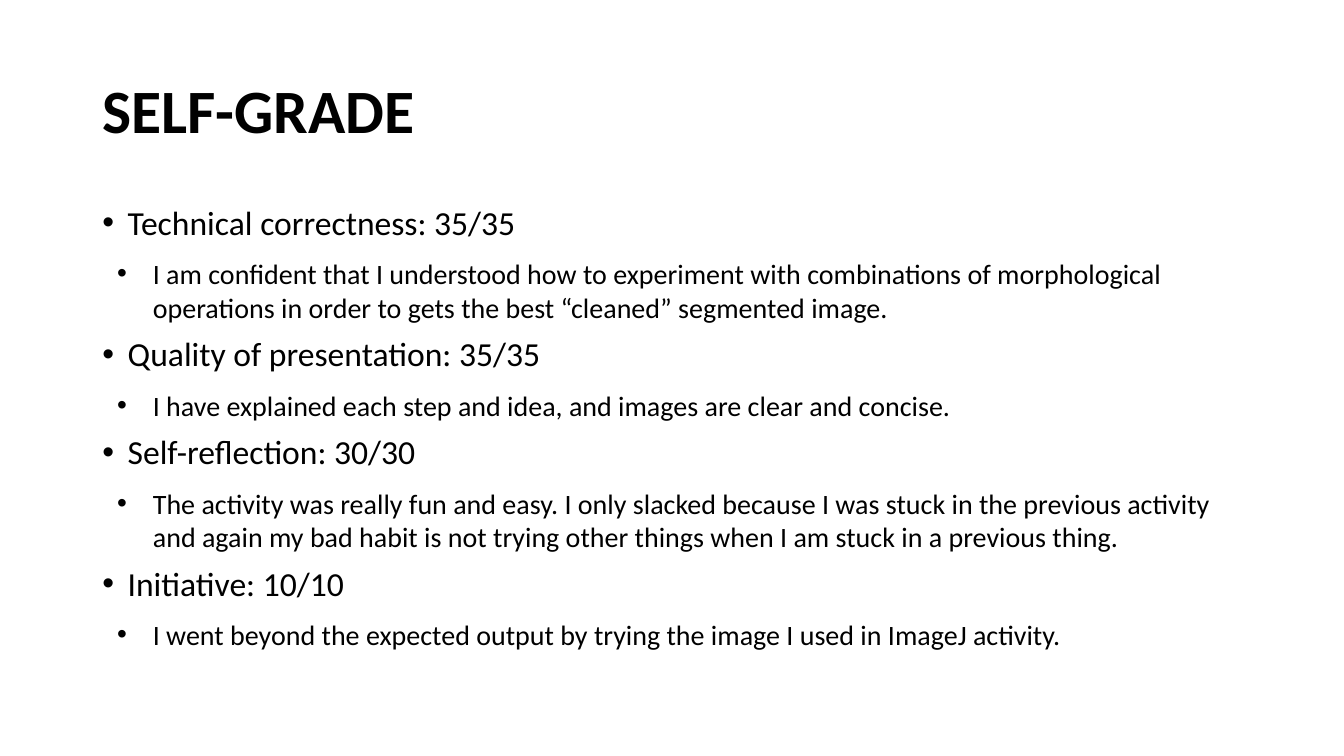
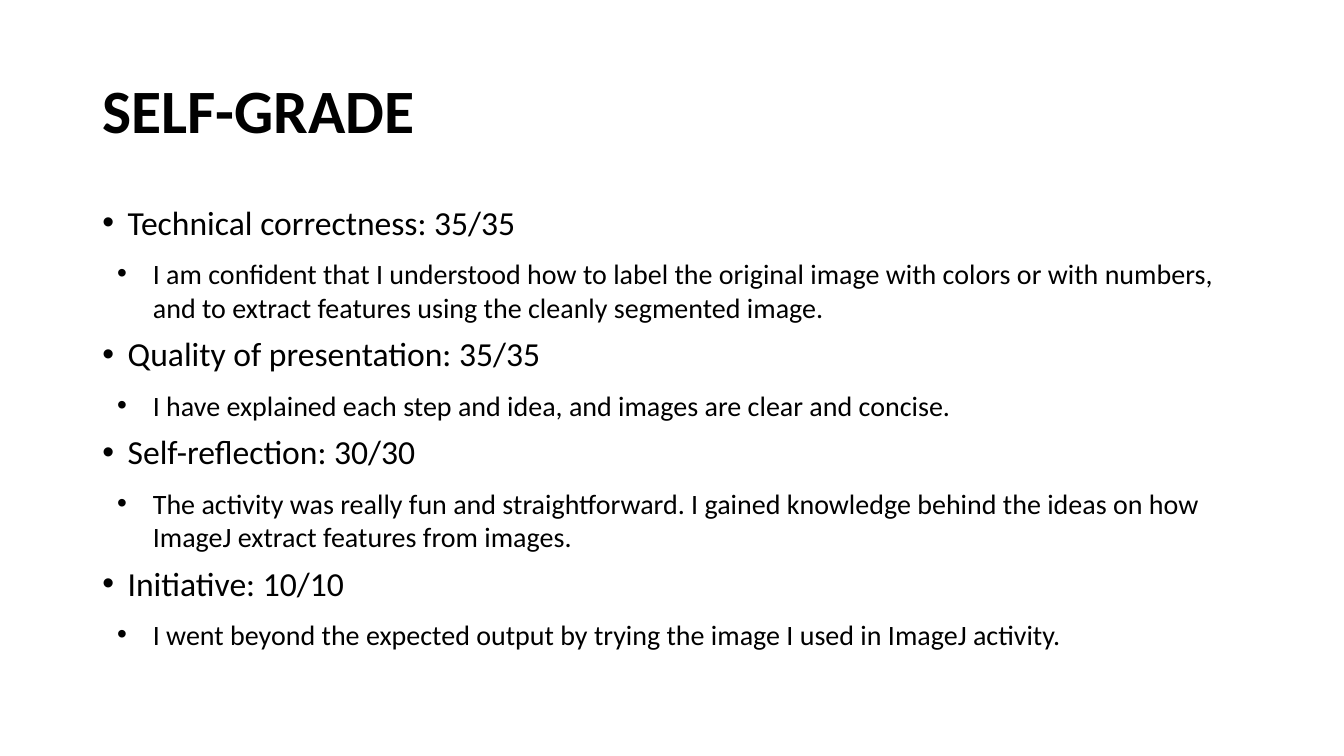
Before and after one commit to genvert/AP_157_FX-2_Vertudez, a slide deck: slide 7 of Activity 7/Vertudez_Activity_7_Report.pptx (slide 5 before the commit). Drawn at 1344x756 pixels with LibreOffice and Linux fonts; fonts in the diff are those of the drawing. Boxes give left, top, right and bottom in pixels: in the first picture for what was removed or moved away, otherwise in the second. Text is boxed around its words. In the diff, an @@ line names an element or a change of style, - is before the commit and + after.

Commit message:
ppts

```diff
--- a/Activity 7/Vertudez_Activity_7_Report.pptx
+++ b/Activity 7/Vertudez_Activity_7_Report.pptx
@@ text at [153,264,1213,323]: text changed @@
-  • I am confident that I understood how to experiment with combinations of morphological operations in order to gets the best “cleaned” segmented image.
+  • I am confident that I understood how to label the original image with colors or with numbers, and to extract features using the cleanly segmented image.
@@ text at [153,494,1198,552]: text changed @@
-  • The activity was really fun and easy. I only slacked because I was stuck in the previous activity and again my bad habit is not trying other things when I am stuck in a previous thing.
+  • The activity was really fun and straightforward. I gained knowledge behind the ideas on how ImageJ extract features from images.
```
Also in this commit, not shown: 4 other slides changed, 3 slides added, 1 slide removed, 7 other files.
